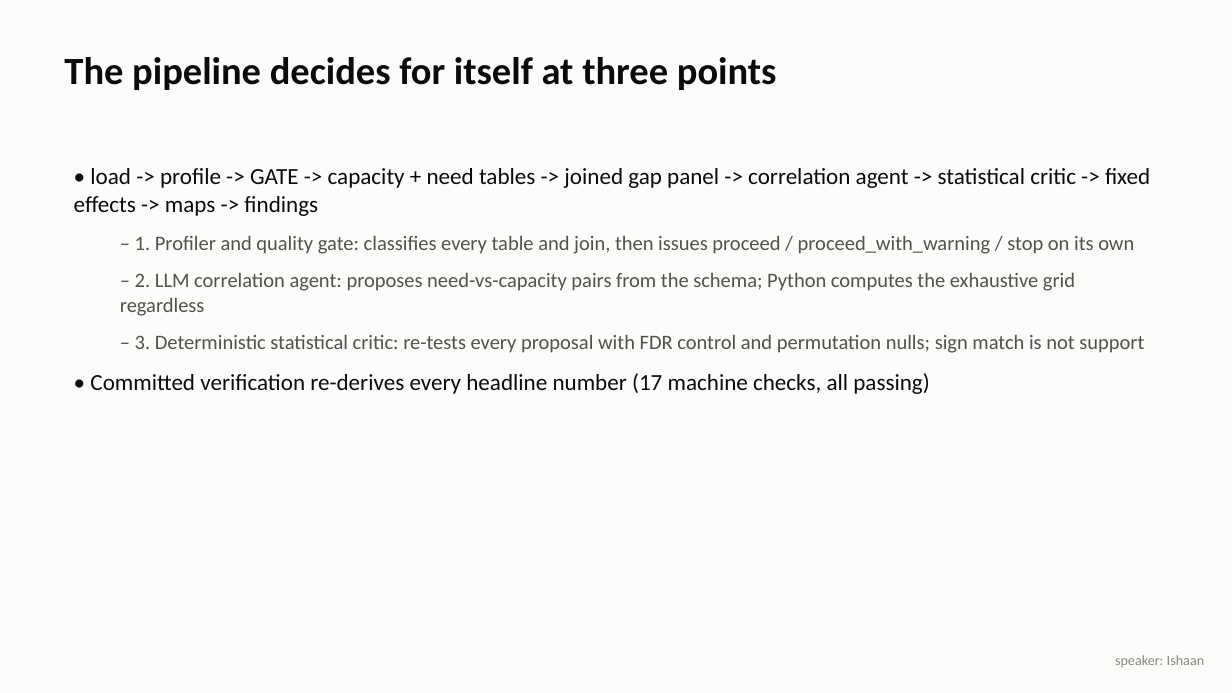
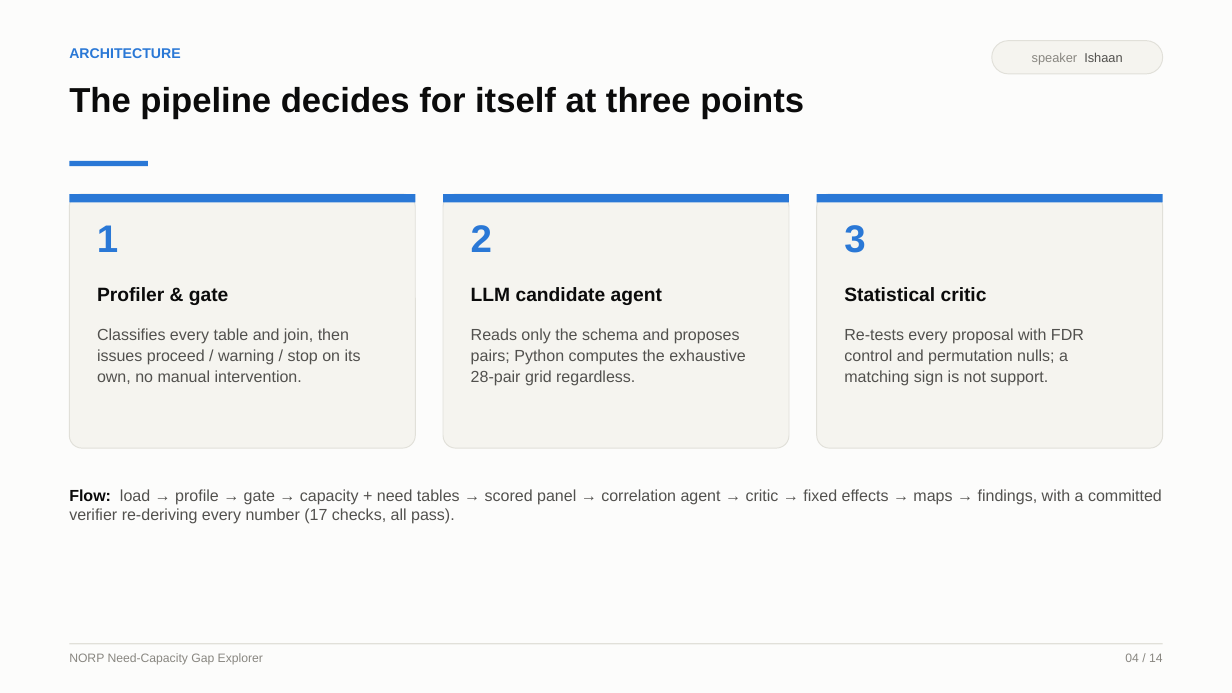
Before and after one commit to ishaanbhardwaj2003/NORP-Food-Assistance-Need-Capacity-Gap-Explorer, a slide deck: slide 4 of presentation/NORP_Final_Presentation.pptx. Drawn at 1232x693 pixels with LibreOffice and Linux fonts; fonts in the diff are those of the drawing. Boxes give left, top, right and bottom in pixels: in the first picture for what was removed or moved away, otherwise in the second. Text is boxed around its words. In the diff, an @@ line names an element or a change of style, - is before the commit and + after.

```diff
--- a/presentation/NORP_Final_Presentation.pptx
+++ b/presentation/NORP_Final_Presentation.pptx
@@ text added at bbox=[69, 48, 181, 58], 11 pt, text #2A78D6, bold @@
+ARCHITECTURE
@@ rounded rectangle "speaker Ishaan": place and size @@
-rounded rectangle "speaker Ishaan" at bbox=[1115, 655, 1204, 667]
+rounded rectangle "speaker Ishaan" at bbox=[992, 41, 1163, 74]
@@ rounded rectangle "speaker Ishaan" at bbox=[992, 41, 1163, 74]: vertical alignment top to middle; fill none to #F5F4EF; outline none to #E1E0D9 0.75 pt @@
@@ text in rounded rectangle at bbox=[1032, 52, 1122, 65]: text changed; size 11 to 10 pt; font Calibri to Arial @@
-speaker: Ishaan
+speaker Ishaan
@@ text "The pipeline decides for itself ...": place and size @@
-text "The pipeline decides for itself ..." at bbox=[64, 57, 777, 90]
+text "The pipeline decides for itself ..." at bbox=[69, 87, 804, 119]
@@ text "The pipeline decides for itself ..." at bbox=[69, 87, 804, 119]: size 30 to 27 pt, font Calibri to Arial @@
@@ rectangle added at bbox=[69, 161, 148, 166], fill #2A78D6 @@
@@ text removed at bbox=[74, 168, 1150, 394] @@
-• load -> profile -> GATE -> capacity + need tables -> joined gap panel -> correlation agent -> statistical critic -> fixed effects -> maps -> findings
-  – 1. Profiler and quality gate: classifies every table and join, then issues proceed / proceed_with_warning / stop on its own
-  – 2. LLM correlation agent: proposes need-vs-capacity pairs from the schema; Python computes the exhaustive grid regardless
-  – 3. Deterministic statistical critic: re-tests every proposal with FDR control and permutation nulls; sign match is not support
-• Committed verification re-derives every headline number (17 machine checks, all passing)
@@ rounded rectangle added at bbox=[69, 194, 415, 448], fill #F5F4EF, outline #E1E0D9 0.75 pt @@
@@ rectangle added at bbox=[69, 194, 415, 202], fill #2A78D6 @@
@@ rounded rectangle added at bbox=[443, 194, 788, 448], fill #F5F4EF, outline #E1E0D9 0.75 pt @@
@@ rectangle added at bbox=[443, 194, 788, 202], fill #2A78D6 @@
@@ rounded rectangle added at bbox=[817, 194, 1163, 448], fill #F5F4EF, outline #E1E0D9 0.75 pt @@
@@ rectangle added at bbox=[817, 194, 1163, 202], fill #2A78D6 @@
@@ text added at bbox=[97, 225, 118, 252], 30 pt, text #2A78D6, bold @@
+1
@@ text added at bbox=[471, 225, 492, 252], 30 pt, text #2A78D6, bold @@
+2
@@ text added at bbox=[844, 225, 865, 253], 30 pt, text #2A78D6, bold @@
+3
@@ text added at bbox=[97, 287, 229, 305], 15 pt, text #0B0B0B, bold @@
+Profiler & gate
@@ text added at bbox=[471, 287, 662, 305], 15 pt, text #0B0B0B, bold @@
+LLM candidate agent
@@ text added at bbox=[844, 287, 987, 302], 15 pt, text #0B0B0B, bold @@
+Statistical critic
@@ text added at bbox=[97, 328, 361, 384], 12.5 pt, text #52514E @@
+Classifies every table and join, then issues proceed / warning / stop on its own, no manual intervention.
@@ text added at bbox=[471, 328, 746, 386], 12.5 pt, text #52514E @@
+Reads only the schema and proposes pairs; Python computes the exhaustive 28-pair grid regardless.
@@ text added at bbox=[844, 328, 1084, 386], 12.5 pt, text #52514E @@
+Re-tests every proposal with FDR control and permutation nulls; a matching sign is not support.
@@ text added at bbox=[69, 489, 1162, 524], 12.5 pt, text #52514E @@
+Flow: load → profile → gate → capacity + need tables → scored panel → correlation agent → critic → fixed effects → maps → findings, with a committed verifier re-deriving every number (17 checks, all pass).
@@ rectangle added at bbox=[69, 643, 1163, 644], fill #E1E0D9 @@
@@ text added at bbox=[69, 653, 263, 665], 9.5 pt, text #898781 @@
+NORP Need-Capacity Gap Explorer
@@ text added at bbox=[1125, 653, 1163, 662], 9.5 pt, text #898781 @@
+04 / 14
```
Also in this commit, not shown: 7 other slides changed, 6 slides added, 6 slides removed, 1 other file.
